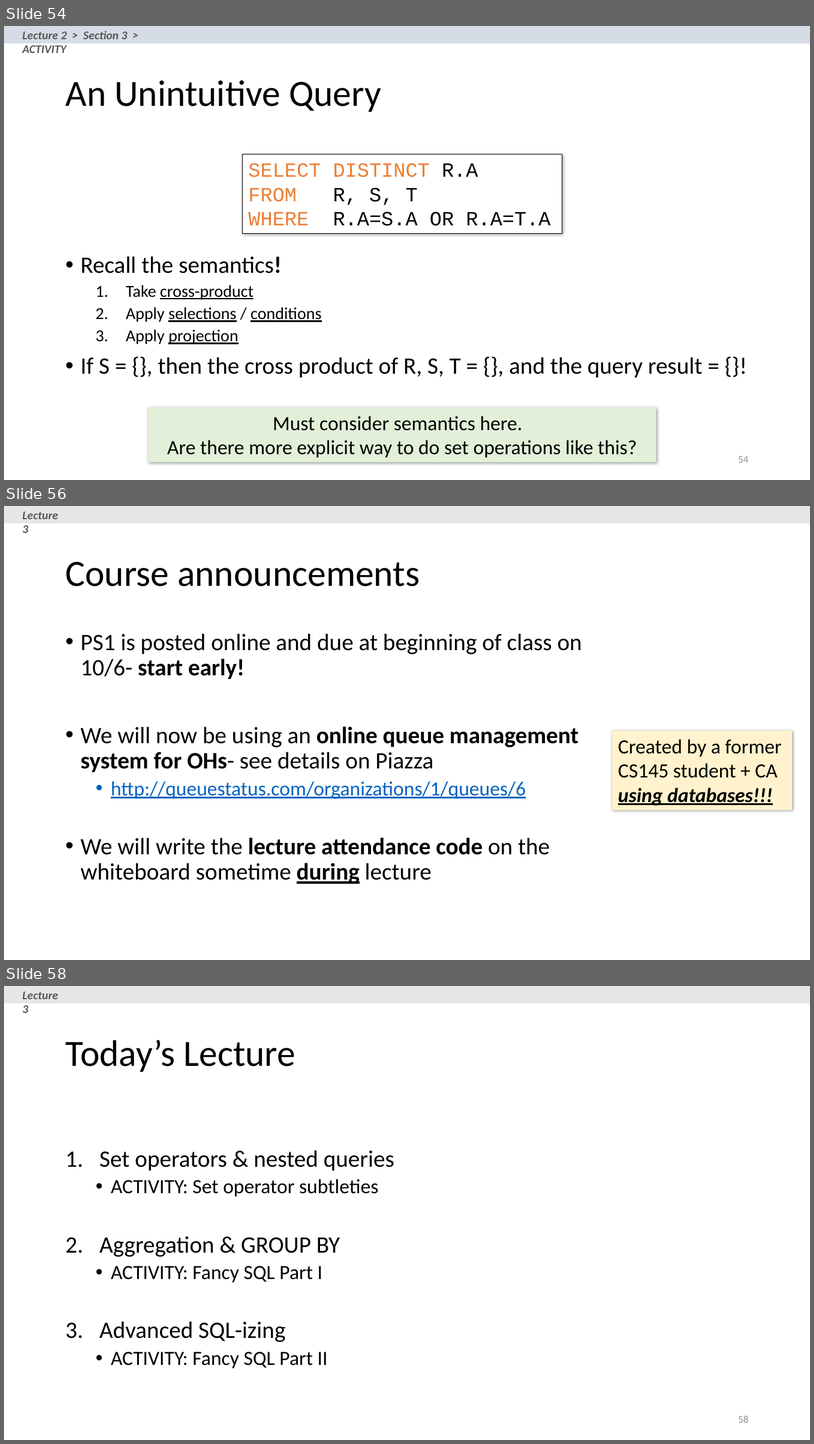
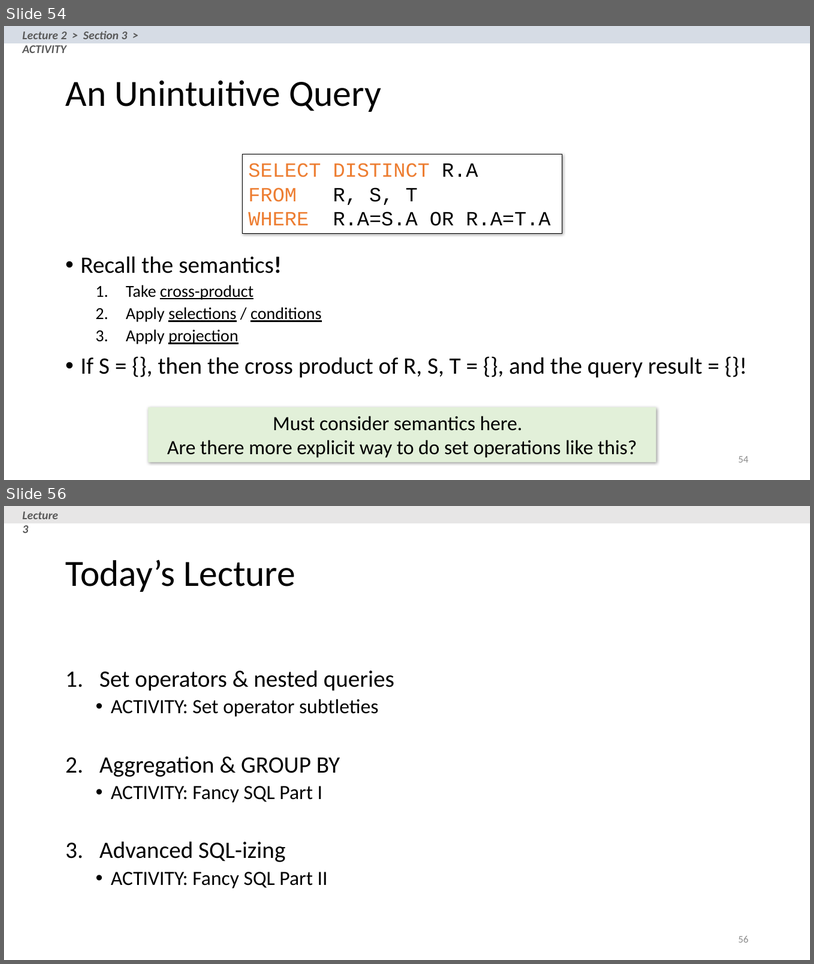
Before and after one commit to XIEQ/cs145-notebooks, a slide deck: lecture-2-3/Lecture_2_3_SQL.pptx. Shown one above the other, each under a label of ours: slides 54, 56 and 58 before the commit, slides 54 and 56 after it; the slides between them are not shown. The pictures are 814x1444 and 814x964 pixels, drawn with LibreOffice and Linux fonts; fonts in the diff are those of the drawing. Boxes give left, top, right and bottom in pixels: in the first picture for what was removed or moved away, otherwise in the second. Text is boxed around its words. In the diff, an @@ line names an element or a change of style, - is before the commit and + after.

```diff
--- a/lecture-2-3/Lecture_2_3_SQL.pptx
+++ b/lecture-2-3/Lecture_2_3_SQL.pptx
@@ slide 56 removed at box(4, 506, 810, 960), background #FFFFFF @@
@@ rectangle removed at box(4, 506, 810, 523) @@
@@ text removed at box(23, 511, 59, 533) @@
-Lecture 3
@@ title removed at box(65, 562, 420, 586) @@
-Course announcements
@@ text removed at box(81, 633, 582, 883) @@
-• PS1 is posted online and due at beginning of class on 10/6- start early!
-• We will now be using an online queue management system for OHs- see details on Piazza
-  • http://queuestatus.com/organizations/1/queues/6
-• We will write the lecture attendance code on the whiteboard sometime during lecture
@@ rectangle removed at box(612, 730, 793, 810) @@
-Created by a former CS145 student + CA using databases!!!
@@ what was slide 58 is now slide 56 @@
@@ page number at box(738, 936, 749, 942): text changed @@
-58
+56
```
Also in this commit, not shown: 4 slides changed, 1 other slide removed, 8 other files.
